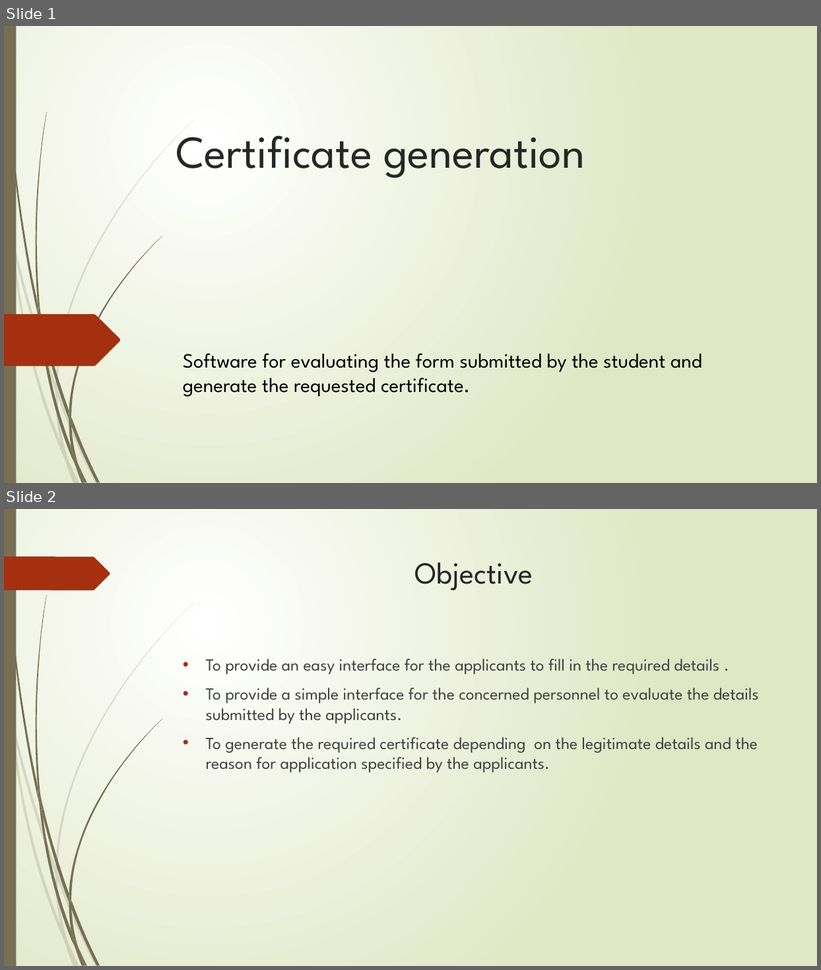
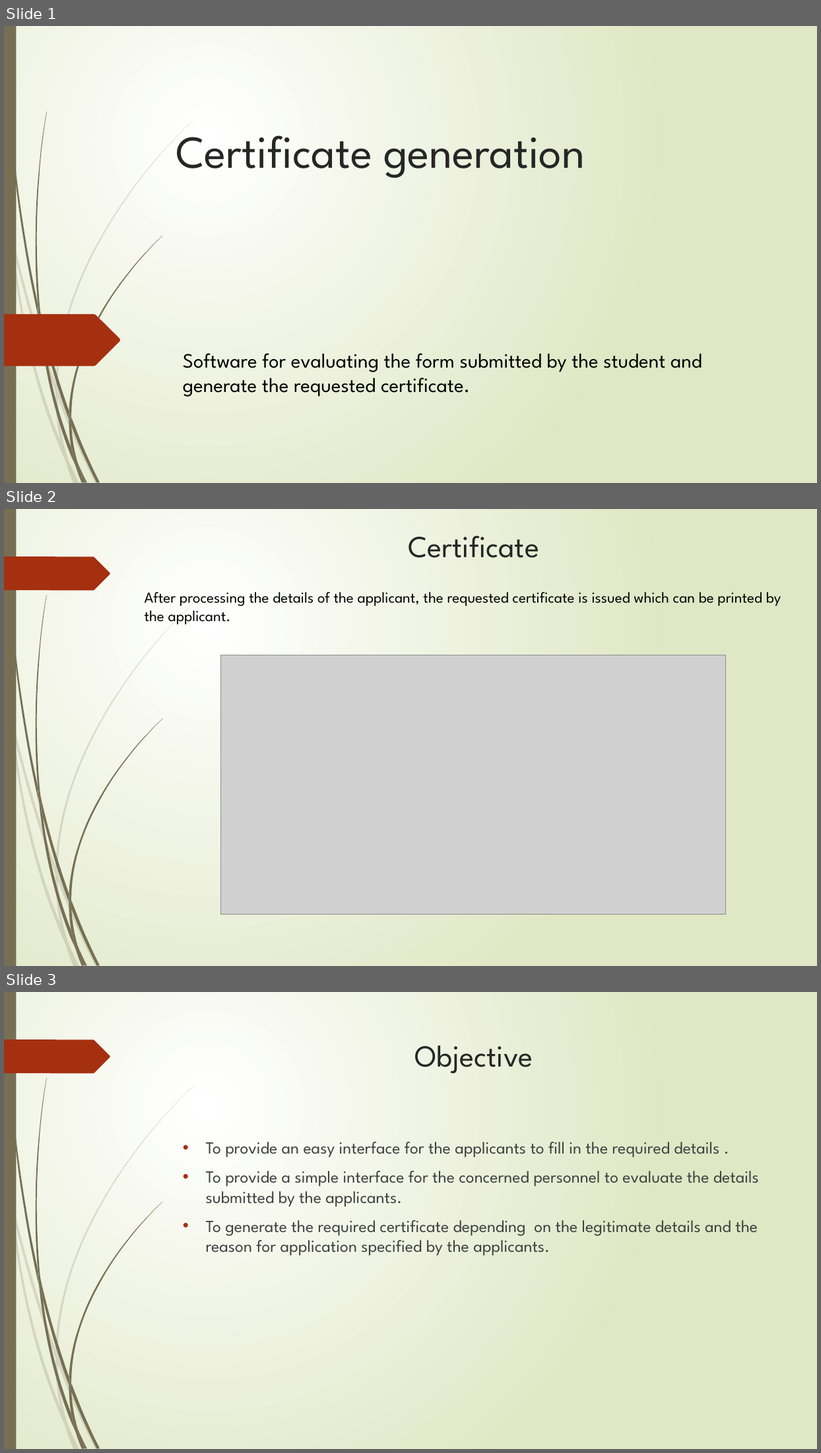
Before and after one commit to TeamCGA123/CGA, a slide deck: CGAppt.pptx. Shown one above the other, each under a label of ours: slides 1 and 2 before the commit, slides 1, 2 and 3 after it. The pictures are 821x970 and 821x1453 pixels, drawn with LibreOffice and Linux fonts; fonts in the diff are those of the drawing; grey boxes stand for pictures. Boxes give left, top, right and bottom in pixels: in the first picture for what was removed or moved away, otherwise in the second. Text is boxed around its words. In the diff, an @@ line names an element or a change of style, - is before the commit and + after.

```diff
--- a/CGAppt.pptx
+++ b/CGAppt.pptx
@@ slide 2 added at box(4, 509, 817, 966), background gradient #FFFFFF to #DFE8C4; not listed: 24 template elements that a slide beside it also shows @@
@@ title added at box(409, 535, 539, 558), 36 pt, text #262626 @@
+Certificate
@@ text added at box(145, 592, 781, 625), 18 pt, text #000000 @@
+After processing the details of the applicant, the requested certificate is issued which can be printed by the applicant.
@@ picture added at box(221, 656, 725, 915) @@
@@ what was slide 2 is now slide 3 @@
```
Also in this commit, not shown: 1 slide changed, 1 other file.
